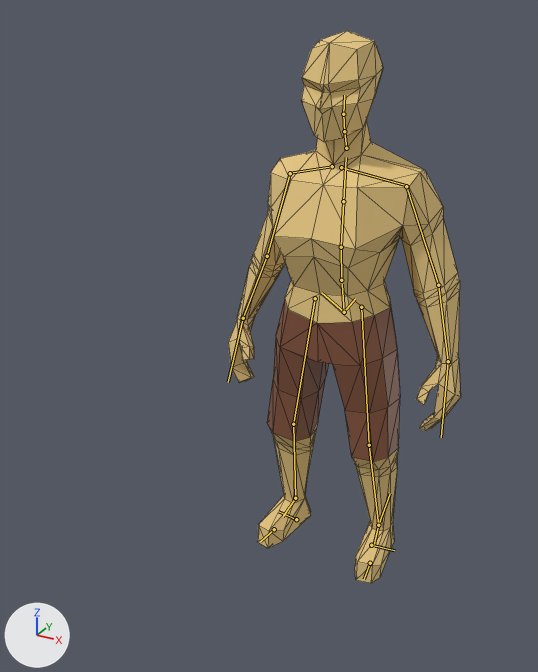
Two versions of the glTF model assets/meshes/player/Player.glb, one commit apart.
Before and after are seen from a 50 mm camera at (0.906, -2.126, 1.849) aimed at (-0.093, -0.31, 0.941). The axes (+X, +Y, +Z) are drawn at lower left. The lights are the same throughout. The first picture is the older version. The bones that change, and the others that lie on the model, are drawn over the model as lines. Mesh edges are drawn as thin lines.

Objects in the first picture: 'Player'.
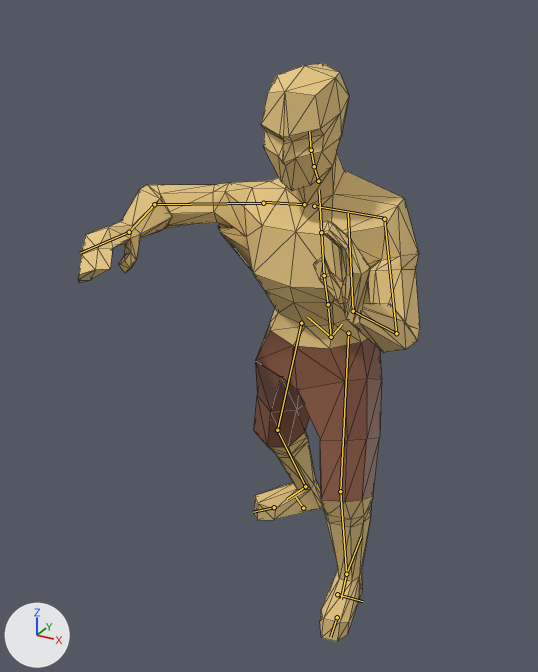
The newer file adds an action. The first version stands in its rest pose; the second is drawn at frame 0 of the action 'block_weapon'.

What the commit changed:
Bone 'spine' (bone_spine) moves from (0.0, 0.0, 0.0) to (0.0, -0.025, 0.11).
Bone 'spine.001' (bone_spine_001) turns from (0, 0, 0) to (13, 0, 0) degrees about its own x, y and z.
Bone 'upper_arm.L' (bone_upper_arm_l) turns from (0, 0, 0) to (47, -7, -12) degrees about its own x, y and z.
Bone 'forearm.L' (bone_forearm_l) turns from (0, 0, 0) to (77, -4, -20) degrees about its own x, y and z.
Bone 'hand.L' (bone_hand_l) turns from (0, 0, 0) to (76, 33, 58) degrees about its own x, y and z.
Bone 'upper_arm.R' (bone_upper_arm_r) turns from (0, 0, 0) to (57, 29, -51) degrees about its own x, y and z.
Bone 'forearm.R' (bone_forearm_r) turns from (0, 0, 0) to (50, -8, 2) degrees about its own x, y and z.
Bone 'hand.R' (bone_hand_r) turns from (0, 0, 0) to (-16, 15, -22) degrees about its own x, y and z.
Bone 'thigh.L' (bone_thigh_l) turns from (0, 0, 0) to (-24, -4, -2) degrees about its own x, y and z.
Bone 'shin.L' (bone_shin_l) turns from (0, 0, 0) to (24, -1, 5) degrees about its own x, y and z.
Bone 'thigh.R' (bone_thigh_r) turns from (0, 0, 0) to (12, 29, 13) degrees about its own x, y and z.
Bone 'shin.R' (bone_shin_r) turns from (0, 0, 0) to (12, 0, -3) degrees about its own x, y and z.
Bone 'foot.R' (bone_foot_r) turns from (0, 0, 0) to (-13, 9, -6) degrees about its own x, y and z.

Location of each change, [x1, y1, x2, y2] in pixels of the pictures (538 x 672 px):
'Player', posed (47% wider)
    before: [228, 31, 461, 583]
    after: [78, 63, 420, 642]
bone 'spine', root to tip
    before: (344, 312) to (342, 284)
    after: (331, 337) to (328, 309)
bone 'spine.001', root to tip
    before: (341, 280) to (341, 247)
    after: (328, 304) to (324, 275)
bone 'upper_arm.L', root to tip
    before: (406, 186) to (438, 285)
    after: (384, 219) to (396, 333)
bone 'forearm.L', root to tip
    before: (438, 285) to (448, 361)
    after: (396, 333) to (353, 311)
bone 'hand.L', root to tip
    before: (448, 361) to (441, 437)
    after: (353, 311) to (348, 213)
bone 'upper_arm.R', root to tip
    before: (290, 173) to (267, 256)
    after: (263, 203) to (154, 204)
bone 'forearm.R', root to tip
    before: (267, 256) to (243, 318)
    after: (154, 204) to (129, 232)
bone 'hand.R', root to tip
    before: (243, 318) to (228, 382)
    after: (129, 232) to (80, 253)
bone 'thigh.L', root to tip
    before: (361, 307) to (369, 445)
    after: (348, 333) to (340, 491)
bone 'shin.L', root to tip
    before: (369, 445) to (378, 525)
    after: (340, 491) to (346, 574)
bone 'thigh.R', root to tip
    before: (315, 298) to (293, 424)
    after: (301, 323) to (277, 430)
bone 'shin.R', root to tip
    before: (293, 424) to (295, 498)
    after: (277, 430) to (305, 486)
bone 'foot.R', root to tip
    before: (295, 498) to (283, 516)
    after: (305, 486) to (287, 499)
